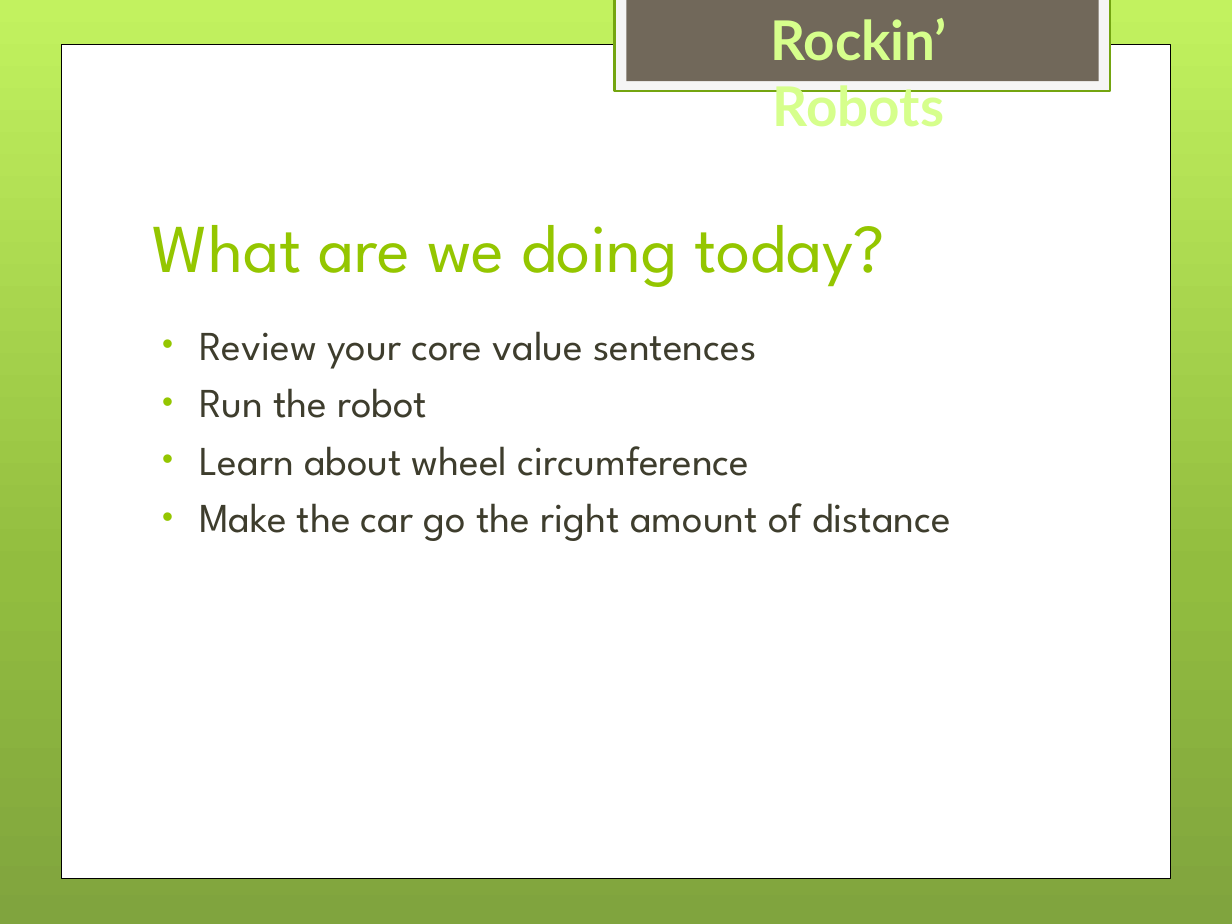
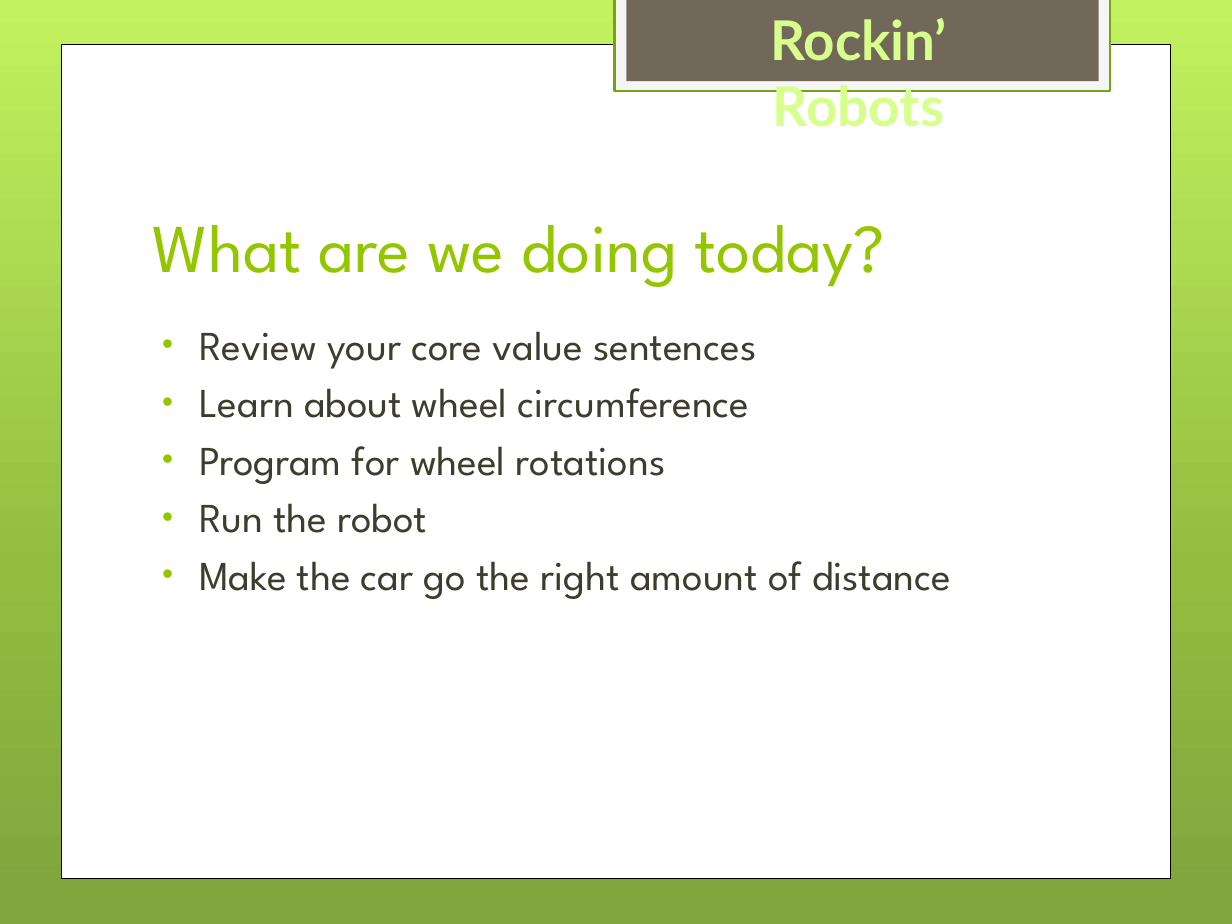
Before and after one commit to drahmel/el-segundo-girl-scouts-robotics-2017, a slide deck: slide 2 of meeting-6-circle-wheel/Girl Scouts LEGO Robotics - Meeting 6 - Wheel and Circle.pptx. Drawn at 1232x924 pixels with LibreOffice and Linux fonts; fonts in the diff are those of the drawing; background and template pictures are left out. Boxes give left, top, right and bottom in pixels: in the first picture for what was removed or moved away, otherwise in the second. Text is boxed around its words. In the diff, an @@ line names an element or a change of style, - is before the commit and + after.

```diff
--- a/meeting-6-circle-wheel/Girl Scouts LEGO Robotics - Meeting 6 - Wheel and Circle.pptx
+++ b/meeting-6-circle-wheel/Girl Scouts LEGO Robotics - Meeting 6 - Wheel and Circle.pptx
@@ text at [199, 388, 750, 484]: paragraphs added @@
+• Learn about wheel circumference
+• Program for wheel rotations
@@ text at [199, 446, 750, 476]: paragraph removed @@
-• Learn about wheel circumference
```
Also in this commit, not shown: 2 other slides changed.
